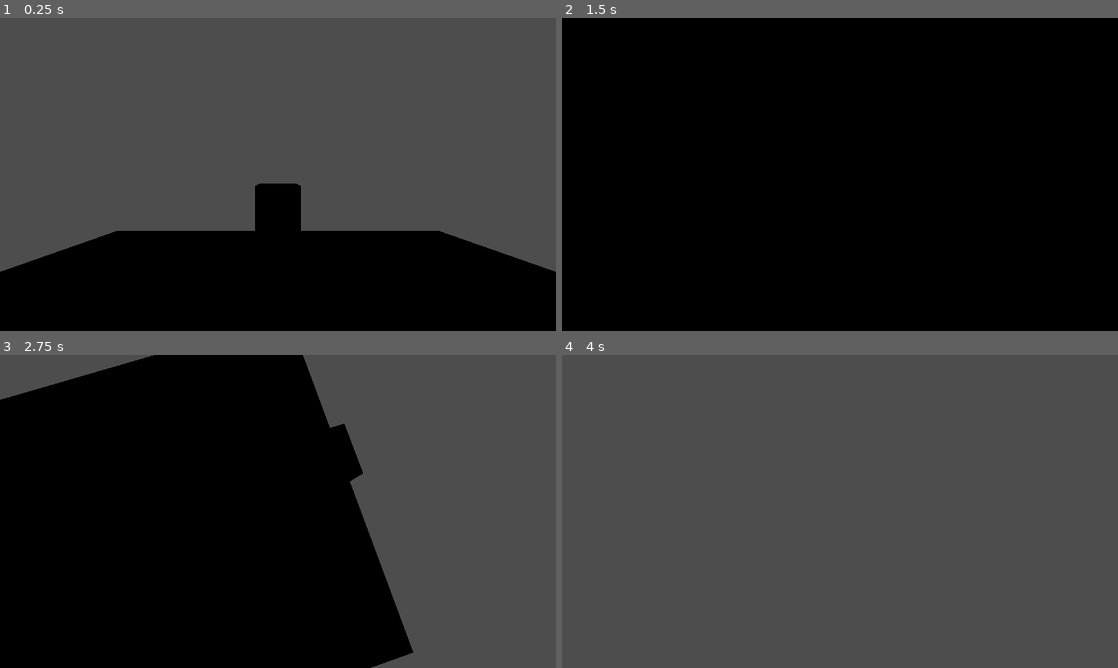
Above: before the commit, frames 1-4 (two rows, left to right).
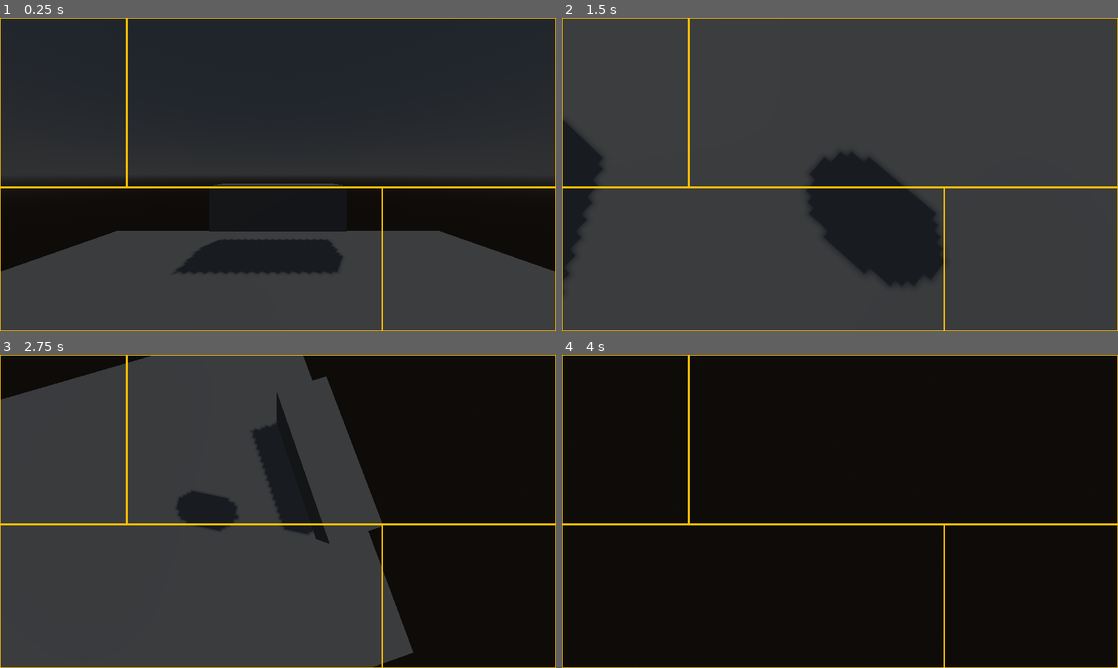
Above: after the commit, the same moments.

Repository: Rain-Gayming/Unnamed-RPG-Game
Game: Godot game, scene res://world/scenes/world_one.tscn
Same seed, same stepped clock (60 frames per second), same inputs: the game is played once before the commit and once after it.
Inputs (mouse positions are in pixels of both pictures, inside the frame that each line leads up to):
- Up to frame 1 (0.25 s): no input
- Up to frame 2 (1.5 s): click (623, 102) at 0.52 s; tap Enter (ui_accept) at 1.25 s; move the mouse to (867, 174) at 1.27 s; hold W (movement_forward) from 1.28 s (still down); tap F (gameplay_interact) at 1.35 s
- Up to frame 3 (2.75 s): keep holding W (movement_forward); tap Space (movement_jump) at 1.52, 2.27 s; move the mouse to (250, 511) at 2.02 s; tap F (gameplay_interact) at 2.1 s
- Up to frame 4 (4 s): keep holding W (movement_forward); move the mouse to (851, 505) at 2.77 s; click (851, 505) at 2.85 s; tap F (gameplay_interact) at 3.05, 3.6 s; move the mouse to (834, 517) at 3.52 s; tap Space (movement_jump) at 3.77 s

The runs differ from the first frame. In frame 1, 99% of the frame differs, in the area x 0-100%, y 0-100%; in frame 2, 100%; in frame 3, 98%; in frame 4, 100%.
Error after the commit: Invalid access to property or key 'current_item' on a base object of type 'Nil'. (res://ui/inventory/scripts/inventory.gd:28)

Commit message:
added item pick ups and interaction system

Diff:
--- /dev/null
+++ b/unnamedrpggame/game/scripts/signal_manager.gd
@@ -0,0 +1,7 @@
+extends Node
+
+signal add_to_player_inventory(item)
+
+func emit_add_to_player_inventory(item: InventoryItem):
+    print("emitting")
+    add_to_player_inventory.emit(item)
--- a/unnamedrpggame/interacting/scripts/interactable.gd
+++ b/unnamedrpggame/interacting/scripts/interactable.gd
@@ -1,3 +1,4 @@
+class_name Interactable
 extends Node
 
 
--- a/unnamedrpggame/interacting/scripts/interaction_camera.gd
+++ b/unnamedrpggame/interacting/scripts/interaction_camera.gd
@@ -11,4 +11,4 @@
 		if raycast.is_colliding():
 			var hit = raycast.get_collider()
 			if hit.has_method("interact"):
-				print("^-^")
+				hit.interact()
--- /dev/null
+++ b/unnamedrpggame/interacting/scripts/item_pickup.gd
@@ -0,0 +1,7 @@
+extends Interactable
+
+@export var item: InventoryItem
+
+func interact():
+	SignalManager.emit_add_to_player_inventory(item)
+	self.queue_free()
--- a/unnamedrpggame/project.godot
+++ b/unnamedrpggame/project.godot
@@ -22,6 +22,7 @@
 UiDirections="*res://ui/controllable_ui/ui_directions.gd"
 Settings="*res://game/scripts/settings.gd"
 CursorManager="*res://game/scripts/cursor_manager.gd"
+SignalManager="*res://game/scripts/signal_manager.gd"
 
 [display]
 
--- a/unnamedrpggame/ui/inventory/scenes/inventory.tscn
+++ b/unnamedrpggame/ui/inventory/scenes/inventory.tscn
@@ -1,20 +1,12 @@
-[gd_scene load_steps=10 format=3 uid="uid://y6volqeh44bh"]
+[gd_scene load_steps=6 format=3 uid="uid://y6volqeh44bh"]
 
-[ext_resource type="Script" path="res://ui/controllable_ui/scripts/controllable_menu.gd" id="1_b3frw"]
+[ext_resource type="Script" path="res://ui/inventory/scripts/inventory_ui.gd" id="1_83jvx"]
 [ext_resource type="Script" path="res://ui/variable_grid_columns.gd" id="2_hw0o6"]
 [ext_resource type="Texture2D" uid="uid://d051r7snj2u0v" path="res://ui/ui_background.png" id="2_nwacc"]
 [ext_resource type="PackedScene" uid="uid://fdwr4crkey1a" path="res://ui/controllable_ui/scenes/selector.tscn" id="3_0j40y"]
 [ext_resource type="PackedScene" uid="uid://bxtn0gk0ey7ph" path="res://ui/inventory/scenes/item_slot.tscn" id="3_rrcyy"]
-[ext_resource type="Script" path="res://ui/inventory/scripts/inventory.gd" id="6_tupjg"]
-[ext_resource type="Resource" uid="uid://u1hfc5fxgav2" path="res://ui/inventory/items/new_resource.tres" id="7_mkq6c"]
-[ext_resource type="Script" path="res://ui/inventory/scripts/inventory_item.gd" id="8_pe4my"]
 
-[sub_resource type="Resource" id="Resource_4ewau"]
-script = ExtResource("8_pe4my")
-current_item = ExtResource("7_mkq6c")
-current_amount = 4
-
-[node name="inventory" type="Control"]
+[node name="inventory" type="Control" node_paths=PackedStringArray("item_grid")]
 layout_mode = 3
 anchors_preset = 8
 anchor_left = 0.5
@@ -30,7 +22,9 @@
 pivot_offset = Vector2(300, 250)
 size_flags_horizontal = 6
 size_flags_vertical = 3
-script = ExtResource("1_b3frw")
+script = ExtResource("1_83jvx")
+item_slot = ExtResource("3_rrcyy")
+item_grid = NodePath("item_grid")
 
 [node name="NinePatchRect" type="NinePatchRect" parent="."]
 layout_mode = 1
@@ -188,18 +182,4 @@
 script = ExtResource("2_hw0o6")
 internal_object_size = 45.0
 
-[node name="item_slot" parent="item_grid" instance=ExtResource("3_rrcyy")]
-layout_mode = 2
-
-[node name="inventory" type="Control" parent="." node_paths=PackedStringArray("item_grid")]
-anchors_preset = 0
-offset_top = -1.0
-offset_right = 40.0
-offset_bottom = 39.0
-mouse_filter = 2
-script = ExtResource("6_tupjg")
-item_slot = ExtResource("3_rrcyy")
-item_grid = NodePath("../item_grid")
-debug_item = SubResource("Resource_4ewau")
-
 [connection signal="pressed" from="NinePatchRect/Button" to="." method="set_on_top"]
--- a/unnamedrpggame/ui/inventory/scripts/inventory.gd
+++ b/unnamedrpggame/ui/inventory/scripts/inventory.gd
@@ -1,9 +1,8 @@
+class_name Inventory
 extends Node
 
-@export_group("UI")
-@export var item_slot: PackedScene
-@export var item_grid: Control
-@export var item_slots: Array[ItemSlot]
+@export_group("references")
+@export var inventory_ui: InventoryUI
 
 @export_group("items")
 @export var inventory_items: Array[InventoryItem]
@@ -22,6 +21,7 @@
 	add_item(debug_item)
 
 func add_item(item_to_add: InventoryItem):
+	print("adding item")
 	#does the container have the item?
 	#if yes then add the amount
 	#if no then add a new slot
@@ -39,21 +39,15 @@
 #then updates the slots
 func add_existing_item(item_to_add: int, index: int):
 	inventory_items[index].current_amount += item_to_add
-	item_slots[index].update_slot()
 	print("item " + items[index].item_name + " already exists combining the amounts to: " + str(inventory_items[index].current_amount))
+	inventory_ui.add_existing_item(index)
 
 #creates a new item slot,
 #sets the item in the slot to the new one
 #updates the slot manually
 #adds the item to the arrays for tracking
 func add_new_item(item_to_add: InventoryItem):
-	#slot creation
-	var new_slot = item_slot.instantiate()
-	new_slot.item = item_to_add
-	item_grid.add_child(new_slot)
-	new_slot.update_slot()
-
 	#tracking stuff
-	item_slots.append(new_slot)
 	inventory_items.append(item_to_add)
 	items.append(item_to_add.current_item)
+	inventory_ui.add_new_item(item_to_add)
--- /dev/null
+++ b/unnamedrpggame/ui/inventory/scripts/inventory_ui.gd
@@ -0,0 +1,30 @@
+class_name InventoryUI
+extends ControllableMenu
+
+@export_group("references")
+@export var inventory: Inventory
+
+@export_group("UI")
+@export var item_slot: PackedScene
+@export var item_grid: Control
+@export var item_slots: Array[ItemSlot]
+
+
+#combines the amounts together
+#then updates the slots
+func add_existing_item(index: int):
+	item_slots[index].update_slot()
+
+#creates a new item slot,
+#sets the item in the slot to the new one
+#updates the slot manually
+#adds the item to the arrays for tracking
+func add_new_item(item_to_add: InventoryItem):
+	#slot creation
+	var new_slot = item_slot.instantiate()
+	new_slot.item = item_to_add
+	item_grid.add_child(new_slot)
+	new_slot.update_slot()
+
+	#tracking stuff
+	item_slots.append(new_slot)
--- /dev/null
+++ b/unnamedrpggame/ui/inventory/scripts/player_inventory.gd
@@ -0,0 +1,9 @@
+extends Inventory
+
+func _ready():
+    SignalManager.add_to_player_inventory.connect(add_item)
+    print("connected")
+
+func p_add_item(item: InventoryItem):
+    print("signal called")
+    add_item(item)
--- /dev/null
+++ b/unnamedrpggame/ui/scenes/player_ui.tscn
@@ -0,0 +1,10 @@
+[gd_scene load_steps=3 format=3 uid="uid://crl3kfuuyud7"]
+
+[ext_resource type="PackedScene" uid="uid://dh8twu4jr1bw8" path="res://ui/scenes/main_ui_test.tscn" id="1_ixp4u"]
+[ext_resource type="Script" path="res://ui/inventory/scripts/player_inventory.gd" id="2_ff43d"]
+
+[node name="player_ui" instance=ExtResource("1_ixp4u")]
+
+[node name="inventorys" type="Node" parent="." index="4" node_paths=PackedStringArray("inventory_ui")]
+script = ExtResource("2_ff43d")
+inventory_ui = NodePath("../inventory")
--- a/unnamedrpggame/world/scenes/world_one.tscn
+++ b/unnamedrpggame/world/scenes/world_one.tscn
@@ -1,9 +1,25 @@
-[gd_scene load_steps=9 format=3 uid="uid://cvp3n7tta2bqi"]
+[gd_scene load_steps=16 format=3 uid="uid://cvp3n7tta2bqi"]
 
 [ext_resource type="Script" path="res://player/scripts/player_movement.gd" id="1_50kem"]
 [ext_resource type="Script" path="res://player/scripts/player_camera.gd" id="2_dlova"]
 [ext_resource type="Script" path="res://interacting/scripts/interaction_camera.gd" id="3_8s1im"]
-[ext_resource type="Script" path="res://interacting/scripts/interactable.gd" id="4_o36gq"]
+[ext_resource type="Script" path="res://interacting/scripts/item_pickup.gd" id="4_1k6pu"]
+[ext_resource type="Resource" uid="uid://u1hfc5fxgav2" path="res://ui/inventory/items/new_resource.tres" id="5_3qb0o"]
+[ext_resource type="Script" path="res://ui/inventory/scripts/inventory_item.gd" id="6_q83id"]
+[ext_resource type="PackedScene" uid="uid://crl3kfuuyud7" path="res://ui/scenes/player_ui.tscn" id="7_e6l55"]
+
+[sub_resource type="ProceduralSkyMaterial" id="ProceduralSkyMaterial_x83y2"]
+sky_horizon_color = Color(0.64625, 0.65575, 0.67075, 1)
+ground_horizon_color = Color(0.64625, 0.65575, 0.67075, 1)
+
+[sub_resource type="Sky" id="Sky_b1dc8"]
+sky_material = SubResource("ProceduralSkyMaterial_x83y2")
+
+[sub_resource type="Environment" id="Environment_ub5ah"]
+background_mode = 2
+sky = SubResource("Sky_b1dc8")
+tonemap_mode = 2
+glow_enabled = true
 
 [sub_resource type="PlaneMesh" id="PlaneMesh_x6msp"]
 
@@ -13,7 +29,19 @@
 
 [sub_resource type="BoxMesh" id="BoxMesh_86wrr"]
 
+[sub_resource type="Resource" id="Resource_3tb3j"]
+script = ExtResource("6_q83id")
+current_item = ExtResource("5_3qb0o")
+current_amount = 2
+
 [node name="world_one" type="Node3D"]
+
+[node name="DirectionalLight3D" type="DirectionalLight3D" parent="."]
+transform = Transform3D(-0.866023, -0.433016, 0.250001, 0, 0.499998, 0.866027, -0.500003, 0.749999, -0.43301, 0, 0, 0)
+shadow_enabled = true
+
+[node name="WorldEnvironment" type="WorldEnvironment" parent="."]
+environment = SubResource("Environment_ub5ah")
 
 [node name="floor" type="CSGMesh3D" parent="."]
 transform = Transform3D(5, 0, 0, 0, 5, 0, 0, 0, 5, 0, 0, 0)
@@ -51,7 +79,24 @@
 mesh = SubResource("CapsuleMesh_6wul3")
 
 [node name="interactable" type="CSGMesh3D" parent="."]
+transform = Transform3D(1, 0, 0, 0, 1, 0, 0, 0, 1, -1, 1, -4)
+use_collision = true
+mesh = SubResource("BoxMesh_86wrr")
+script = ExtResource("4_1k6pu")
+item = SubResource("Resource_3tb3j")
+
+[node name="interactable2" type="CSGMesh3D" parent="."]
 transform = Transform3D(1, 0, 0, 0, 1, 0, 0, 0, 1, 0, 1, -4)
 use_collision = true
 mesh = SubResource("BoxMesh_86wrr")
-script = ExtResource("4_o36gq")
+script = ExtResource("4_1k6pu")
+item = SubResource("Resource_3tb3j")
+
+[node name="interactable3" type="CSGMesh3D" parent="."]
+transform = Transform3D(1, 0, 0, 0, 1, 0, 0, 0, 1, 1, 1, -4)
+use_collision = true
+mesh = SubResource("BoxMesh_86wrr")
+script = ExtResource("4_1k6pu")
+item = SubResource("Resource_3tb3j")
+
+[node name="player_ui" parent="." instance=ExtResource("7_e6l55")]
